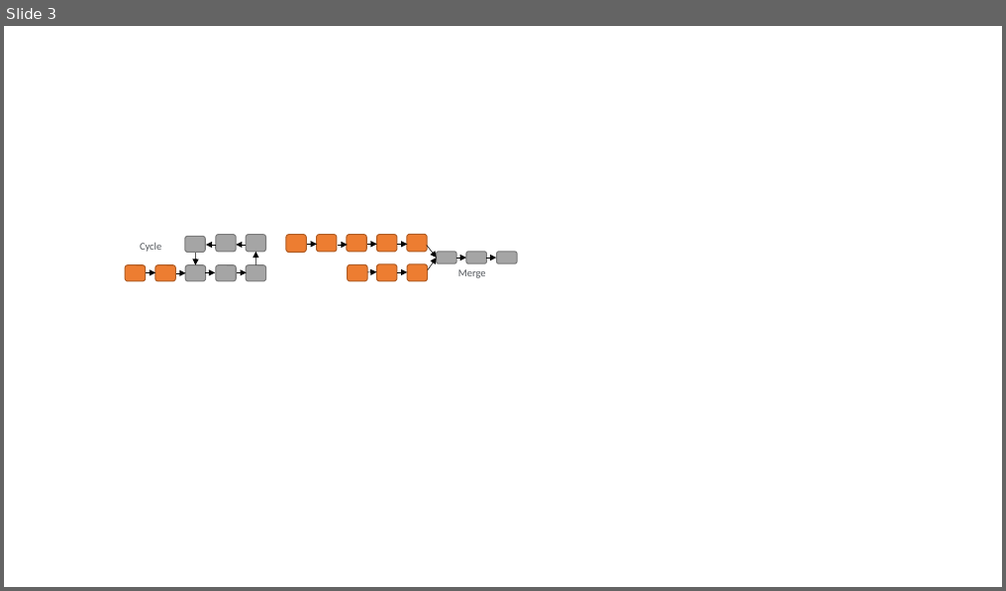
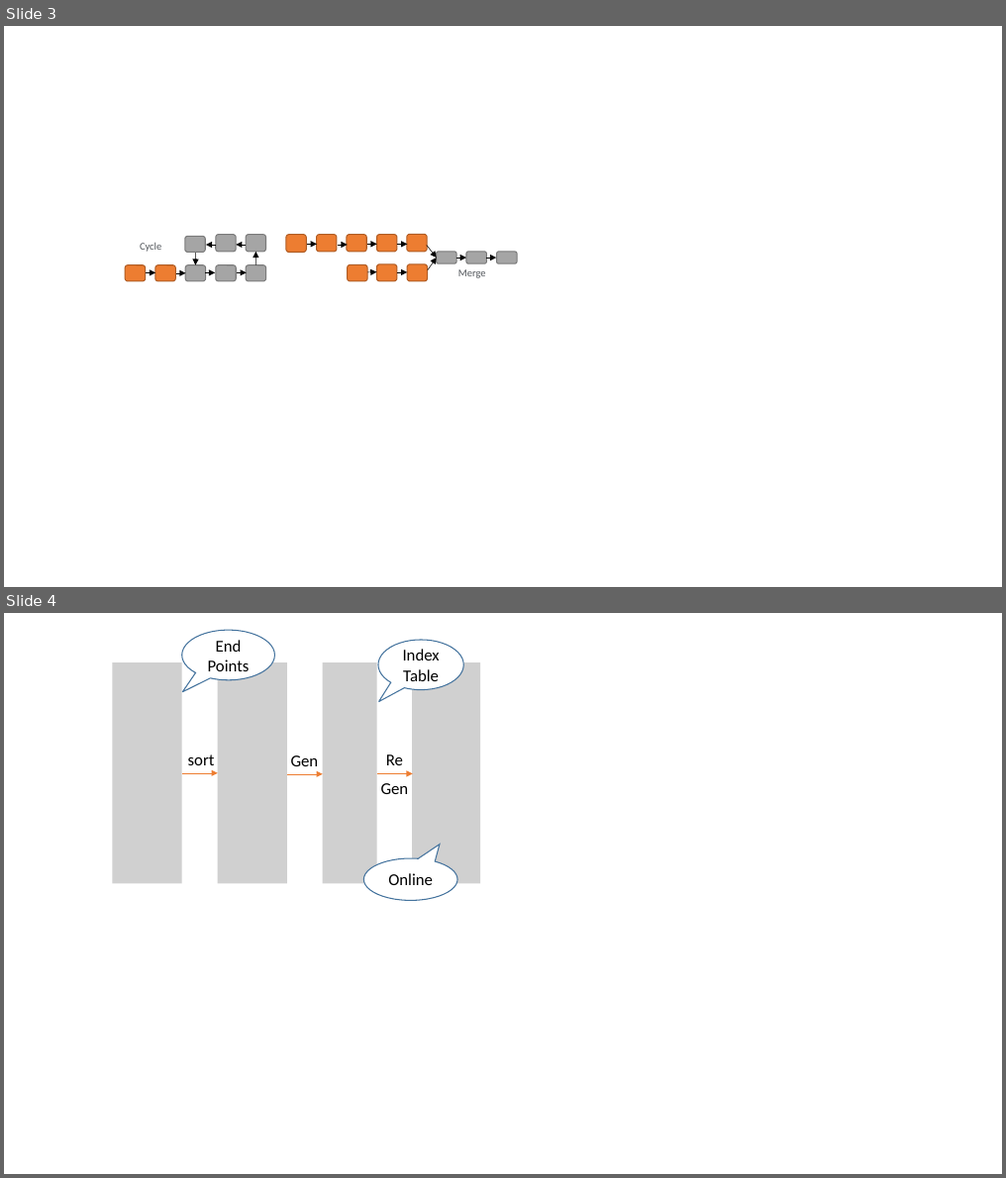
Before and after one commit to mathetian/DES, a slide deck: paper/paper.pptx. Shown one above the other, each under a label of ours: slide 3 before the commit, slides 3 and 4 after it. The pictures are 1006x591 and 1006x1178 pixels, drawn with LibreOffice and Linux fonts; fonts in the diff are those of the drawing; grey boxes stand for pictures. Boxes give left, top, right and bottom in pixels: in the first picture for what was removed or moved away, otherwise in the second. Text is boxed around its words. In the diff, an @@ line names an element or a change of style, - is before the commit and + after.

```diff
--- a/paper/paper.pptx
+++ b/paper/paper.pptx
@@ slide 4 added at bbox=[4, 613, 1002, 1174], background #FFFFFF @@
@@ speech bubble added at bbox=[182, 630, 275, 680], fill #FFFFFF, outline #43739E 1 pt, 16 pt, text #000000 @@
+End Points
@@ speech bubble added at bbox=[378, 640, 463, 690], fill #FFFFFF, outline #43739E 1 pt, 16 pt, text #000000 @@
+Index Table
@@ picture added at bbox=[113, 663, 182, 883] @@
@@ picture added at bbox=[218, 663, 287, 883] @@
@@ picture added at bbox=[323, 663, 377, 883] @@
@@ picture added at bbox=[412, 663, 481, 883] @@
@@ text added at bbox=[188, 755, 215, 765], 16 pt, text #000000 @@
+sort
@@ text added at bbox=[291, 756, 319, 766], 16 pt, text #000000 @@
+Gen
@@ text added at bbox=[386, 755, 403, 765], 16 pt, text #000000 @@
+Re
@@ arrow added from (182, 773) to (218, 773), #ED7D31 0.5 pt @@
@@ arrow added from (287, 774) to (323, 774), #ED7D31 0.5 pt @@
@@ arrow added from (377, 774) to (413, 774), #ED7D31 0.5 pt @@
@@ text added at bbox=[381, 783, 409, 794], 16 pt, text #000000 @@
+Gen
@@ speech bubble added at bbox=[364, 859, 457, 900], fill #FFFFFF, outline #43739E 1 pt, 16 pt, text #000000 @@
+Online
```
Also in this commit, not shown: 1 other slide added, 41 other files.
